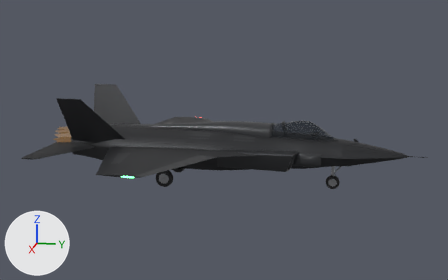
The glTF model public/assets/aircraft/aeris-x9.glb as it was, and as the next commit left it.
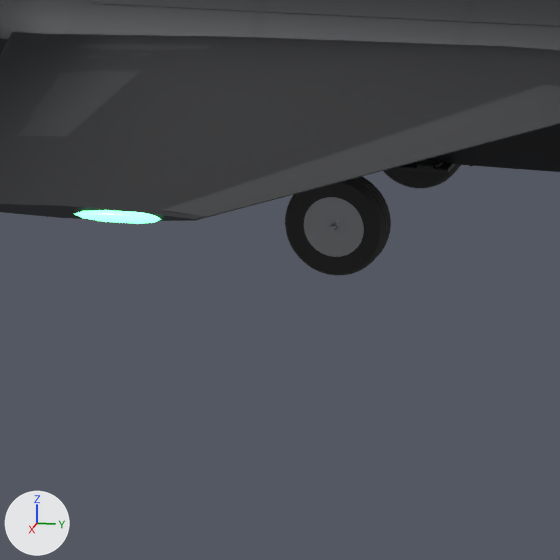
The first picture shows the older version from a 50 mm lens placed at (18.63, 4.61, 4.87), pointed at (0.03, 0.89, 0.22). The close-ups show the older and then the newer version on the part from 24% to 45% of the width and 50% to 84% of the height of that picture. Only the edits that show in the close-ups are written down. The lights are fixed; the arrows at lower left show +X, +Y and +Z. Where no turn or scale is listed for an object, it has been applied to the vertices.

The first close-up shows 'AX9__CORE__CENTER__MAIN_FUSELAGE', 'AX9__CORE__CENTER__REAR_FUSELAGE', 'AX9__GEAR__LEFT__GEAR_WHEEL_LEFT', 'AX9__GEAR__RIGHT__GEAR_HUB_RIGHT', 'AX9__GEAR__RIGHT__GEAR_WHEEL_RIGHT', 'AX9__LIGHT__RIGHT__TIP_LIGHT_RIGHT', 'AX9__SURFACE__RIGHT__ELEVON_RIGHT', 'AX9__SURFACE__RIGHT__LEADING_TRIM_RIGHT', 'AX9__SURFACE__RIGHT__WING_RIGHT' and 2 more.
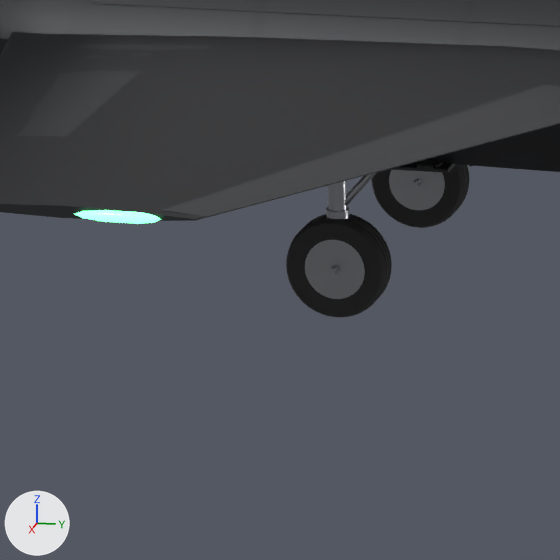
What changed in the scene script:
```text
Change ob_ax9__gear__left__gear_wheel_left:
    ob_ax9__gear__left__gear_wheel_left.location: (-0.8, -0.85, -0.9) -> (-0.8, -0.85, -1.13)
Change ob_ax9__gear__left__gear_hub_left:
    ob_ax9__gear__left__gear_hub_left.location: (-0.8, -0.85, -0.9) -> (-0.8, -0.85, -1.13)
Change ob_ax9__gear__right__gear_wheel_right:
    ob_ax9__gear__right__gear_wheel_right.location: (0.8, -0.85, -0.9) -> (0.8, -0.85, -1.13)
Change ob_ax9__gear__right__gear_hub_right:
    ob_ax9__gear__right__gear_hub_right.location: (0.8, -0.85, -0.9) -> (0.8, -0.85, -1.13)
```

Location of each change, [x1, y1, x2, y2] in pixels of the close-ups (560 x 560 px):
'AX9__GEAR__RIGHT__GEAR_WHEEL_RIGHT', moved: before [285, 176, 391, 275]; after [286, 214, 392, 317]
'AX9__GEAR__RIGHT__GEAR_HUB_RIGHT', moved: before [304, 197, 364, 257]; after [305, 240, 365, 299]
'AX9__GEAR__LEFT__GEAR_WHEEL_LEFT', moved: before [384, 164, 461, 188]; after [372, 164, 469, 228]
'AX9__GEAR__LEFT__GEAR_HUB_LEFT', moved (not visible before): after [389, 170, 445, 210]
